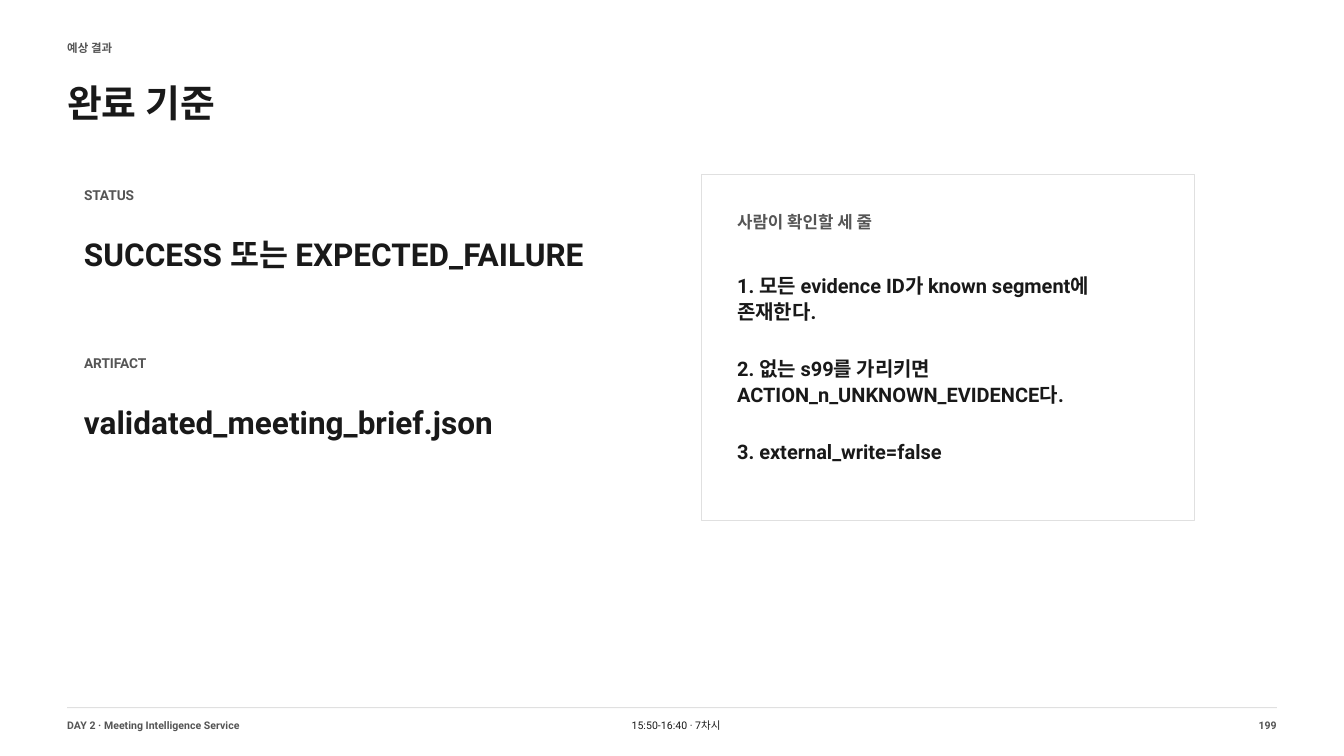
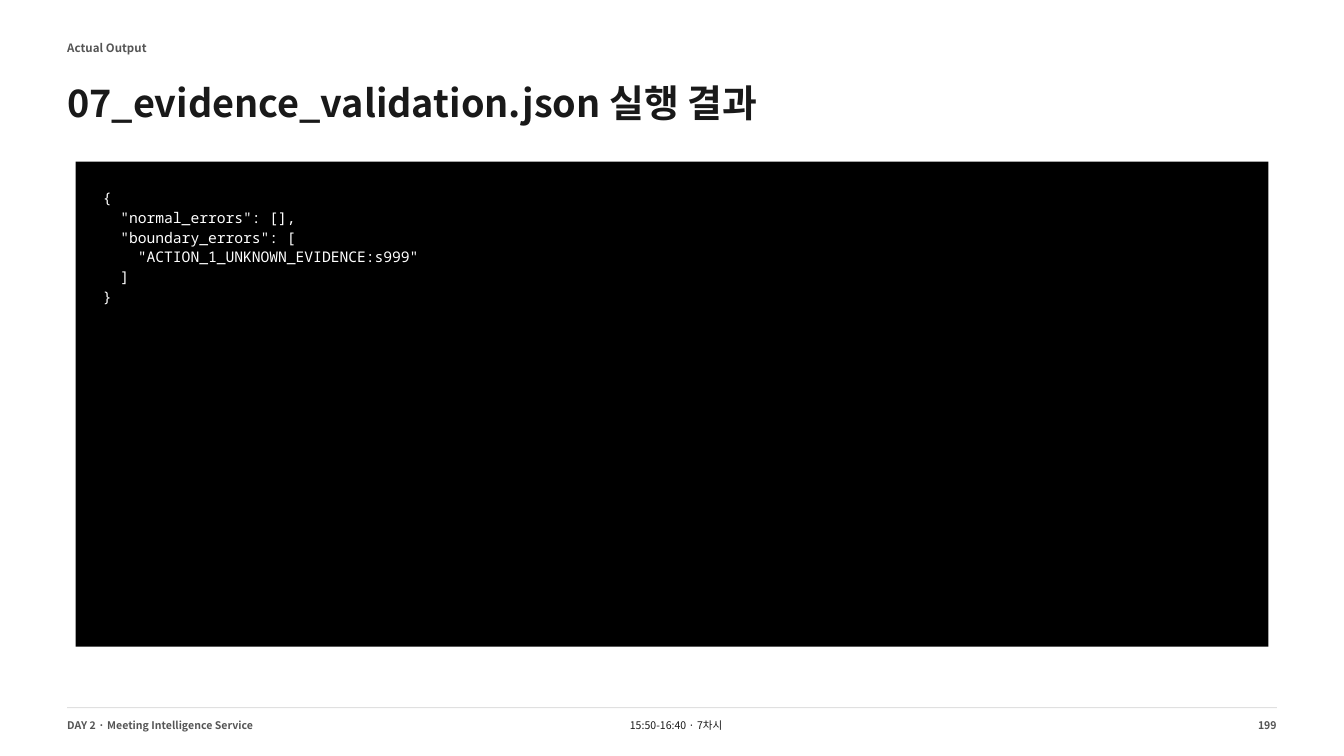
Before and after one commit to smilesjcha/llm-agent-and-workflow-automation, a slide deck: slide 199 of slides/IPA_LLM_Agent_업무자동화_Day2_DRAFT_240p.pptx. Drawn at 1344x756 pixels with LibreOffice and Linux fonts; fonts in the diff are those of the drawing. Boxes give left, top, right and bottom in pixels: in the first picture for what was removed or moved away, otherwise in the second. Text is boxed around its words. In the diff, an @@ line names an element or a change of style, - is before the commit and + after.

Commit message:
docs: validate and refresh day2-day5 lecture decks

```diff
--- a/slides/IPA_LLM_Agent_업무자동화_Day2_DRAFT_240p.pptx
+++ b/slides/IPA_LLM_Agent_업무자동화_Day2_DRAFT_240p.pptx
@@ text at <box>67,43,147,55</box>: text changed; font Roboto to Noto Sans CJK KR @@
-예상 결과
+Actual Output
@@ text at <box>67,85,758,126</box>: text changed; font Roboto to Noto Sans CJK KR @@
-완료 기준
+07_evidence_validation.json 실행 결과
@@ rectangle added at <box>76,161,1268,646</box>, fill #000000 @@
@@ rectangle removed at <box>702,174,1196,521</box> @@
@@ text removed at <box>84,190,134,200</box> @@
-STATUS
@@ text added at <box>120,211,419,265</box>, 10.5 pt, text #FFFFFF @@
+{
+"normal_errors": [],
+"boundary_errors": [
+"ACTION_1_UNKNOWN_EVIDENCE:s999"
+]
+}
@@ text removed at <box>737,214,872,230</box> @@
-사람이 확인할 세 줄
@@ text removed at <box>84,240,583,270</box> @@
-SUCCESS 또는 EXPECTED_FAILURE
@@ text removed at <box>737,276,1089,462</box> @@
-1. 모든 evidence ID가 known segment에 존재한다.
-2. 없는 s99를 가리키면 ACTION_n_UNKNOWN_EVIDENCE다.
-3. external_write=false
@@ text removed at <box>84,358,146,368</box> @@
-ARTIFACT
@@ text removed at <box>84,410,493,441</box> @@
-validated_meeting_brief.json
@@ font Roboto to Noto Sans CJK KR in 3 elements at <box>67,720,253,732</box>, <box>630,720,722,730</box>, <box>1258,721,1277,729</box> @@
```
Also in this commit, not shown: 213 other slides changed, 26 slides added, 26 slides removed, 13 other files.
